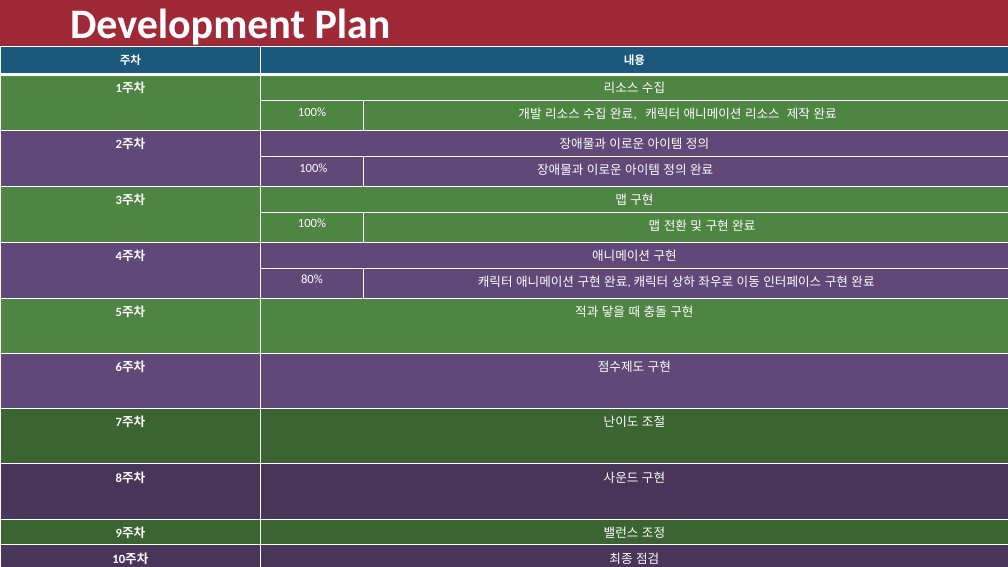
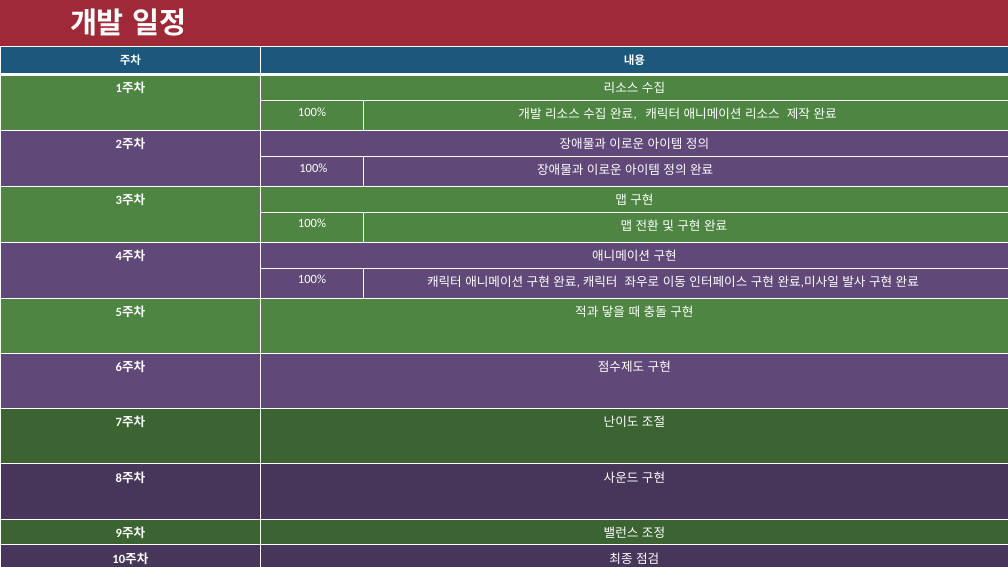
Before and after one commit to Sinhokang/2D-GP, a slide deck: slide 4 of 2011182001_kangsinho_Second.pptx. Drawn at 1008x567 pixels with LibreOffice and Linux fonts; fonts in the diff are those of the drawing. Boxes give left, top, right and bottom in pixels: in the first picture for what was removed or moved away, otherwise in the second. Text is boxed around its words. In the diff, an @@ line names an element or a change of style, - is before the commit and + after.

```diff
--- a/2011182001_kangsinho_Second.pptx
+++ b/2011182001_kangsinho_Second.pptx
@@ text at [70,8,186,36]: text changed; size 40 to 28 pt @@
-Development Plan
+개발 일정
@@ table at [0,47,1008,567] @@
-row 9, column 2: 80%
+row 9, column 2: 100%
-row 9, column 3: 캐릭터 애니메이션 구현 완료, 캐릭터 상하 좌우로 이동 인터페이스 구현 완료
+row 9, column 3: 캐릭터 애니메이션 구현 완료, 캐릭터 좌우로 이동 인터페이스 구현 완료,미사일 발사 구현 완료
```
Also in this commit, not shown: 2 other slides changed, 1 slide added, 2 other files.
